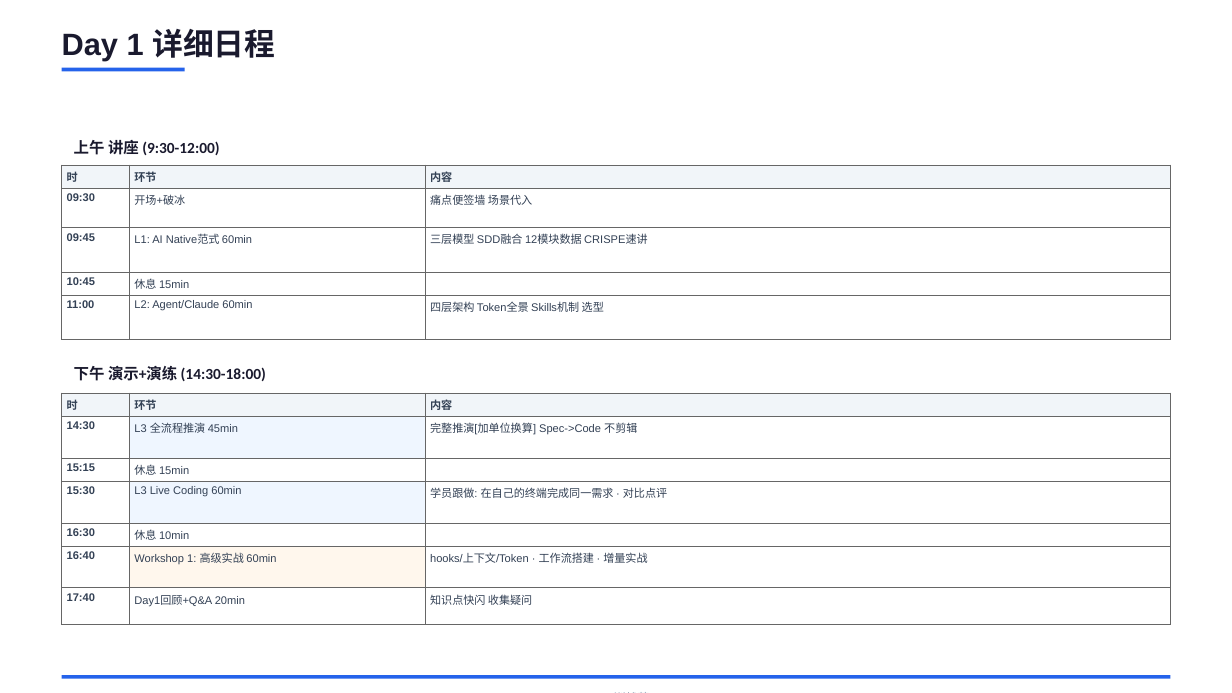
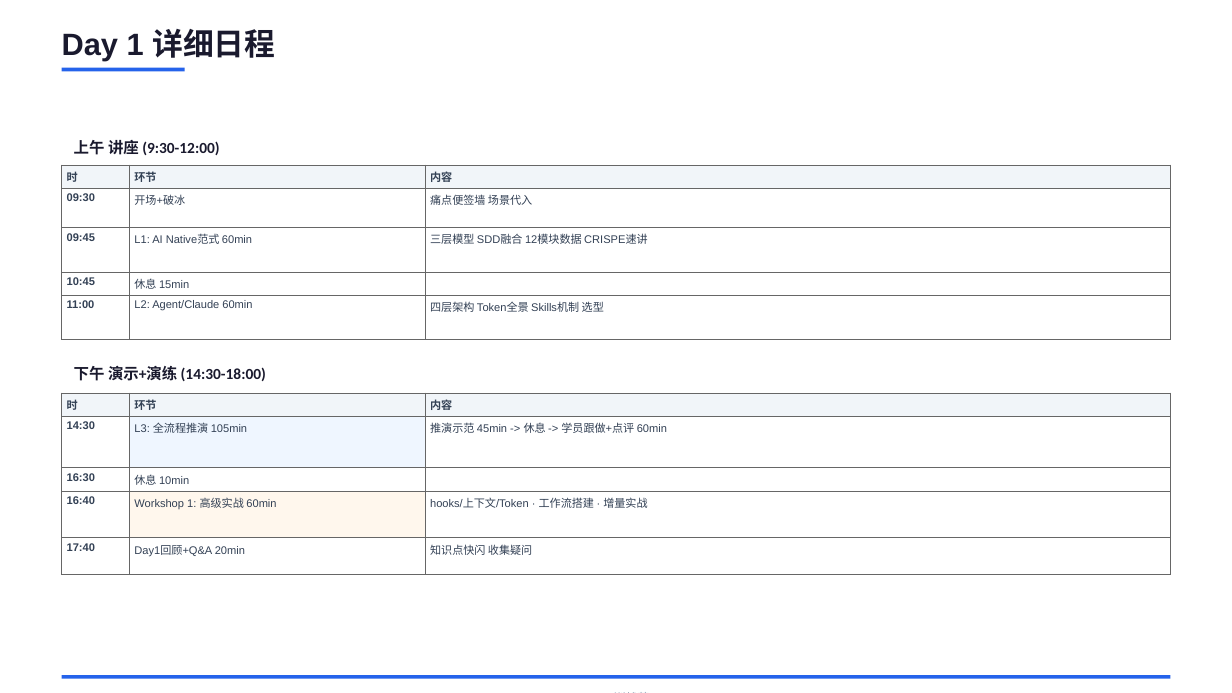
Before and after one commit to JungleTestLabs/ai-coding-training, a slide deck: slide 3 of docs/AI-Native-训战营-介绍与日程.pptx. Drawn at 1232x693 pixels with LibreOffice and Linux fonts; fonts in the diff are those of the drawing. Boxes give left, top, right and bottom in pixels: in the first picture for what was removed or moved away, otherwise in the second. Text is boxed around its words. In the diff, an @@ line names an element or a change of style, - is before the commit and + after.

Commit message:
fix: 合并两个L3为一个条目 — L3全流程推演105min(推演+跟做)

```diff
--- a/docs/AI-Native-训战营-介绍与日程.pptx
+++ b/docs/AI-Native-训战营-介绍与日程.pptx
@@ table at [62,393,1170,560] @@
-row 2: 14:30 | L3 全流程推演 45min | 完整推演[加单位换算] Spec->Code 不剪辑
-row 3: 15:15 | 休息 15min | 
-row 4: 15:30 | L3 Live Coding 60min | 学员跟做: 在自己的终端完成同一需求 · 对比点评
+row 2: 14:30 | L3: 全流程推演 105min | 推演示范 45min -> 休息 -> 学员跟做+点评 60min
```
Also in this commit, not shown: 1 other slide changed, 2 other files.
